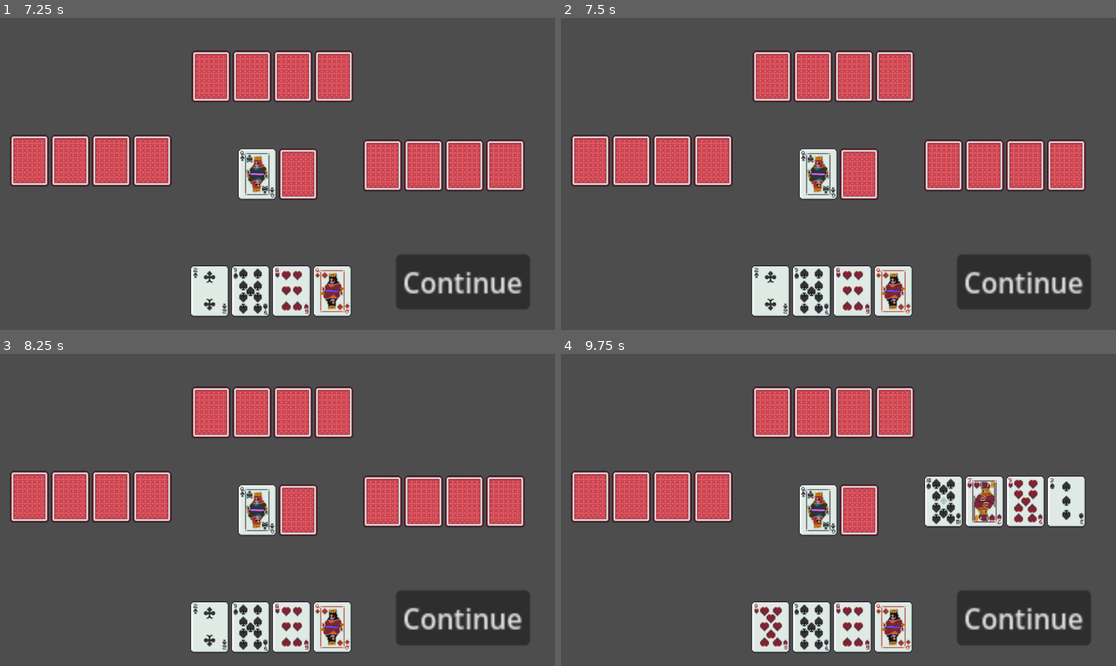
Above: before the commit, frames 1-4 (two rows, left to right).
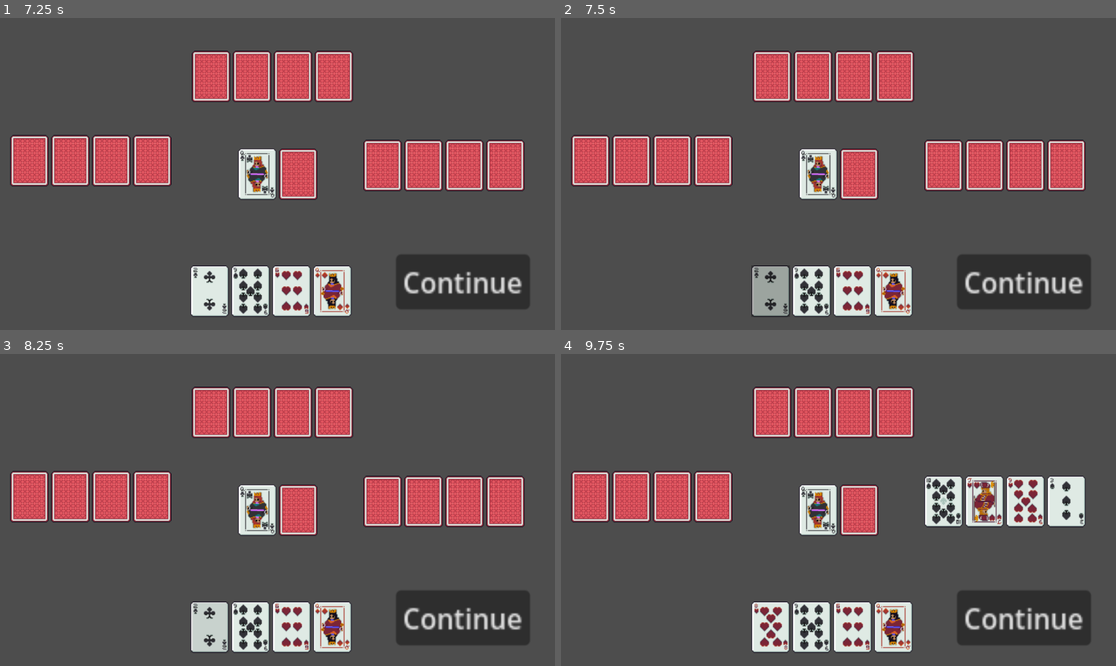
Above: after the commit, the same moments.

Repository: joey-x-y/card-game
Game: Godot game, scene res://Scenes/Main.tscn
Same seed, same stepped clock (60 frames per second), same inputs: the game is played once before the commit and once after it.
Inputs (mouse positions are in pixels of both pictures, inside the frame that each line leads up to):
- Up to frame 1 (7.25 s): click "Play" at 0.5 s; click "Continue" at 1.25 s; click "Continue" at 2 s; tap Enter at 2.75, 4.25, 5.75 s; tap Space at 3.5, 5, 6.5 s
- Up to frame 2 (7.5 s): click (771, 292) at 7.27 s
- Up to frame 3 (8.25 s): click (210, 628) at 8.02 s
- Up to frame 4 (9.75 s): click (771, 628) at 8.77 s; click "Continue" at 9.5 s

Frame 1 is identical in both runs. In frame 2, 1.0% of the frame differs, in the area x 34-42%, y 79-96%; in frame 3, less than 0.1%; in frame 4, nothing differs.

Commit message:
added visual card selecting

Diff:
--- a/Prefabs/CardSlot.tscn
+++ b/Prefabs/CardSlot.tscn
@@ -1,6 +1,8 @@
 [gd_scene format=3 uid="uid://c3l44wwtneh0g"]
 
+[ext_resource type="Texture2D" uid="uid://76mdtujqwf6o" path="res://Art/Poker cards/Card Button Effects/Hover.png" id="1_ikclm"]
 [ext_resource type="Script" uid="uid://lpsx8olqlbvy" path="res://Scripts/CardSlot.gd" id="1_k67mw"]
+[ext_resource type="Texture2D" uid="uid://cqftfocnqftkh" path="res://Art/Poker cards/Card Button Effects/Clicked.png" id="2_vdo3l"]
 
 [node name="CardSlot" type="TextureRect" unique_id=1164414194]
 visible = false
@@ -14,6 +16,9 @@
 grow_vertical = 2
 disabled = true
 toggle_mode = true
+texture_pressed = ExtResource("2_vdo3l")
+texture_hover = ExtResource("1_ikclm")
+ignore_texture_size = true
 stretch_mode = 0
 script = ExtResource("1_k67mw")
 card_image = NodePath("..")
--- a/Scripts/CardSlot.gd
+++ b/Scripts/CardSlot.gd
@@ -11,6 +11,9 @@
 func replace_card(c):
 	card = c
 
+func undo_press():
+	button_pressed = false
+
 func flip_front():
 	card_image.texture = card.card.front_texture
 
--- a/Scripts/Hand.gd
+++ b/Scripts/Hand.gd
@@ -53,6 +53,7 @@
 func enable_hand(enable):
 	for slot in activeCardSlots:
 		slot.disabled = !enable
+		slot.undo_press()
 
 func swap_card(old, new):
 	var index = hand.find(old)
--- a/Scripts/Player.gd
+++ /dev/null
@@ -1,3 +0,0 @@
-extends Node
-
-@export var character: Node
Binary file added: Art/Poker cards/Card Button Effects/Clicked.png
Binary file added: Art/Poker cards/Card Button Effects/Hover.png
Not shown, removed: Scripts/Player.gd.uid
